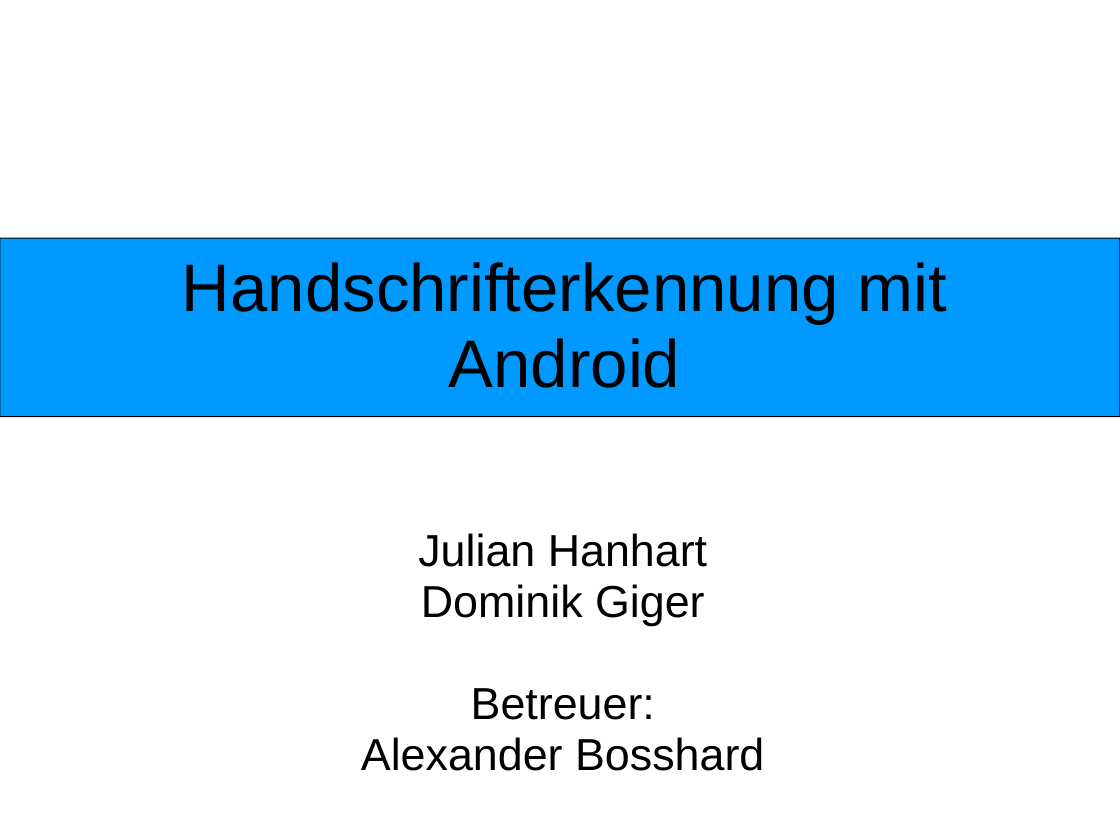
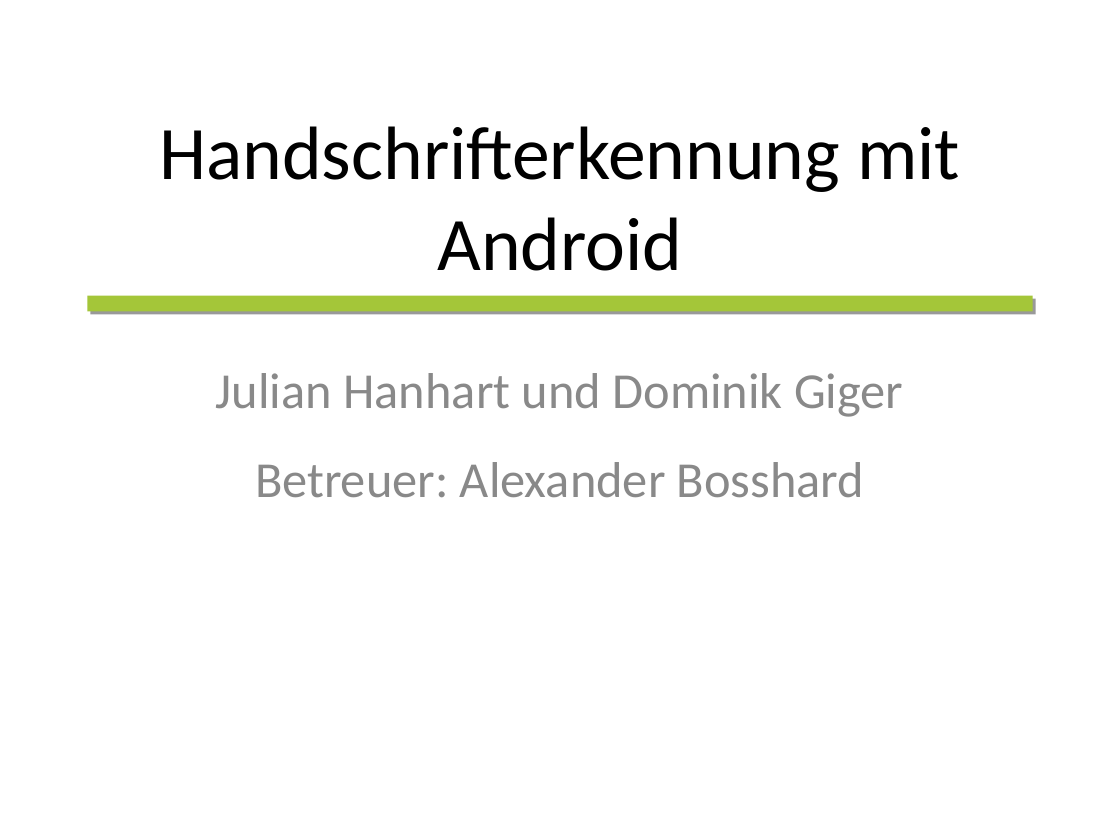
Before and after one commit to wtfc63/ba10-bsha-1, a slide deck: slide 1 of doc/presentation/presentation.ppt. Drawn at 1120x840 pixels with LibreOffice and Linux fonts; fonts in the diff are those of the drawing; background and template pictures are left out. Boxes give left, top, right and bottom in pixels: in the first picture for what was removed or moved away, otherwise in the second. Text is boxed around its words. In the diff, an @@ line names an element or a change of style, - is before the commit and + after.

```diff
--- a/doc/presentation/presentation.ppt
+++ b/doc/presentation/presentation.ppt
@@ title "Handschrifterkennung mit Android" moved from (x1=182, y1=262, x2=948, y2=388) to (x1=159, y1=126, x2=960, y2=271) @@
@@ title "Handschrifterkennung mit Android" at (x1=159, y1=126, x2=960, y2=271): size 48 to 54 pt, font Arial to Calibri; line spacing 0.95 to 1; vertical alignment top to middle @@
@@ rounded rectangle removed at (x1=0, y1=238, x2=1120, y2=416) @@
@@ rectangle added at (x1=88, y1=295, x2=1033, y2=312), fill #A4C639 @@
@@ subtitle at (x1=216, y1=373, x2=903, y2=498): text changed; size 32 to 36 pt; font Arial to Calibri; text colour #000000 to #898989 @@
-Julian Hanhart
-Dominik Giger
-Betreuer:
-Alexander Bosshard
+Julian Hanhart und Dominik Giger
+Betreuer: Alexander Bosshard
```
Also in this commit, not shown: 25 other slides changed, 1 slide added, 1 slide removed.
